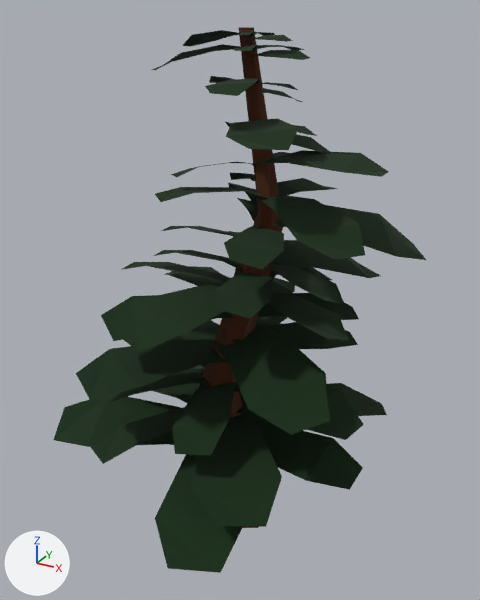
One commit to the glTF model assets/models/trees/forest-conifer-detailed.glb: the scene before it, then after it.
One viewpoint serves both versions: a 50 mm lens placed at (2.11, -3.57, 3.71), pointed at (0.1, 0.09, 1.87). The lights are fixed; the arrows at lower left show +X, +Y and +Z. The older version comes first. Where no turn or scale is listed for an object, it has been applied to the vertices.

Names of what the first picture shows: 'Merged_00_Brown 1', 'Merged_01_Green 2'.
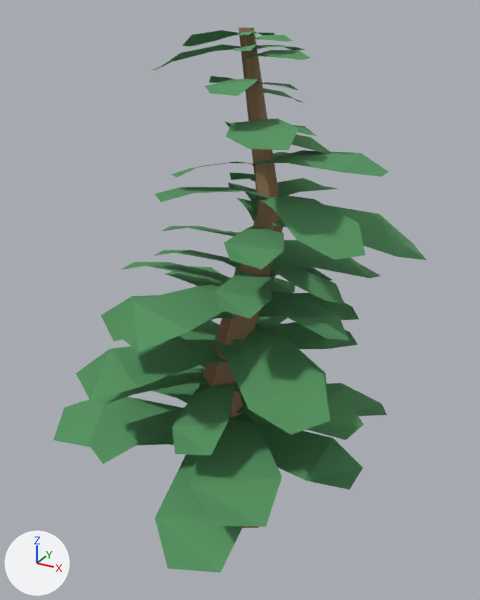
What the commit changed:
Material 'Brown 1' (mat_brown_1) changes colour from brown #4d260d to brown #9a795c; in linear values from (0.0745, 0.0196, 0.00392) to (0.322, 0.192, 0.106).
Material 'Green 2' (mat_green_2) changes colour from black #0d2a0d to green #569662; in linear values from (0.00392, 0.0235, 0.00392) to (0.0941, 0.306, 0.122).

Boxes (x1, y1, x2, y2) around the edits, measured in the pictures (480 x 600 px):
'Merged_01_Green 2', recoloured (lighter)
    both: (53, 30, 426, 573)
'Merged_00_Brown 1', recoloured
    both: (199, 27, 283, 528)
